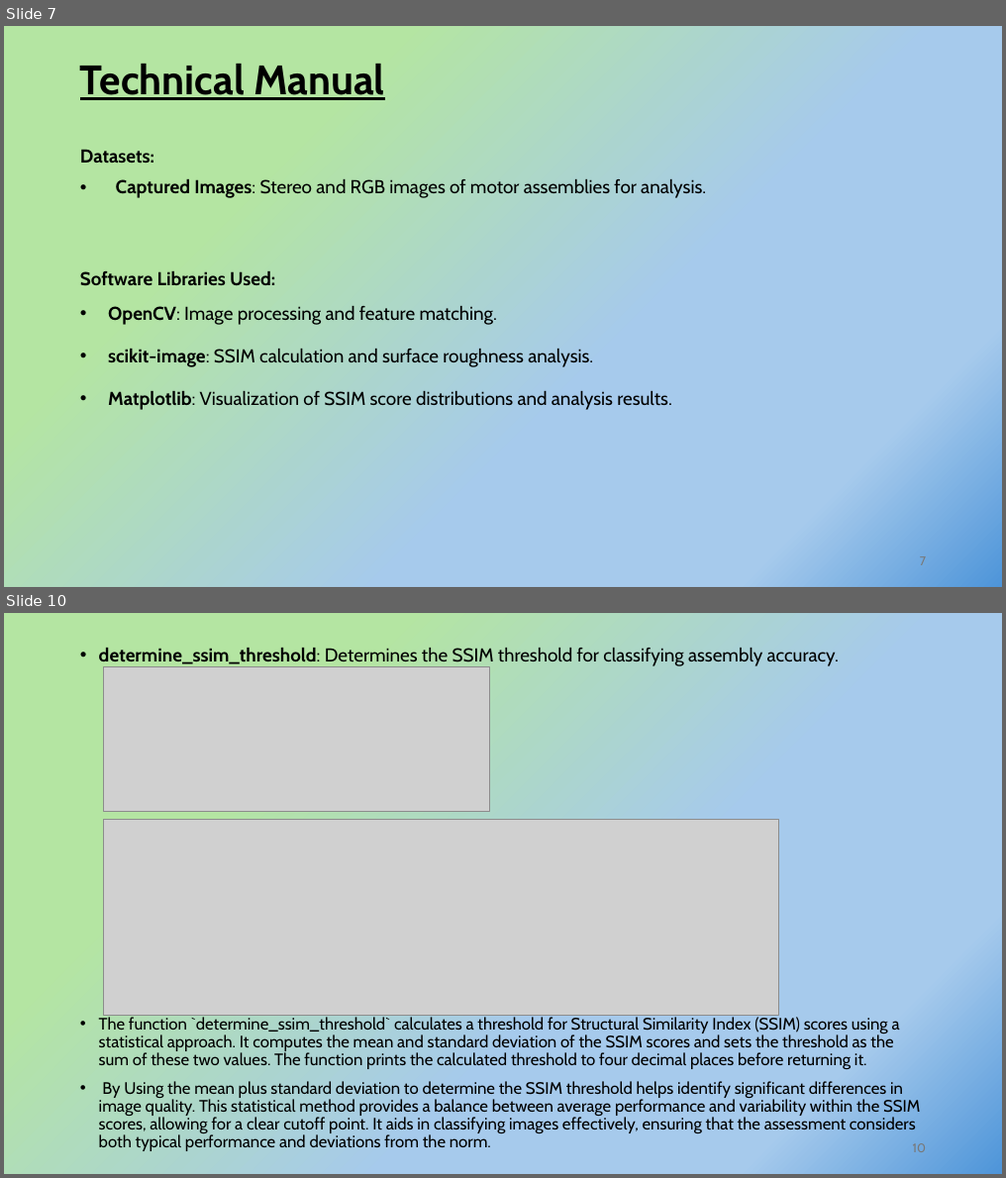
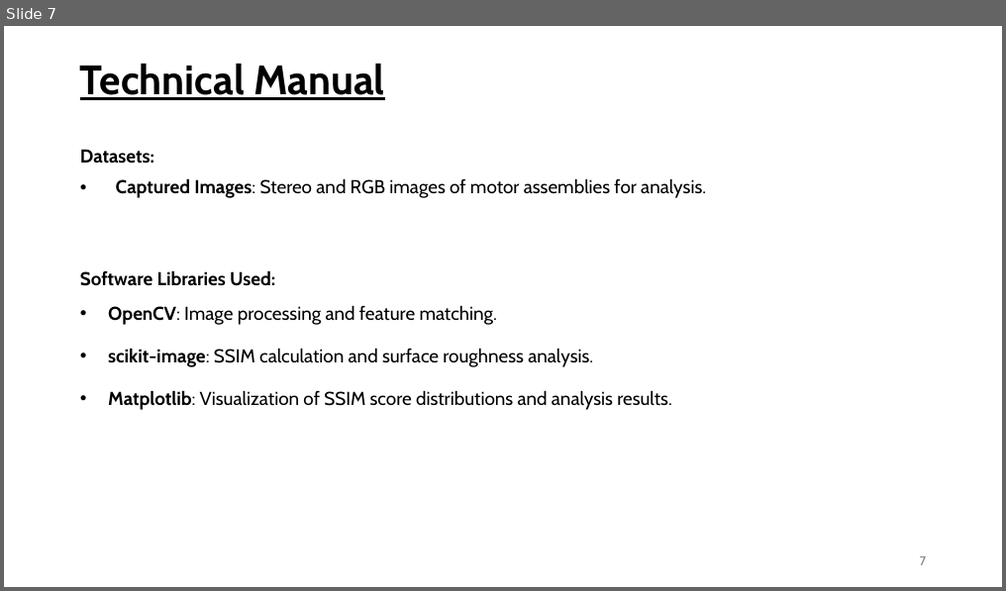
Before and after one commit to arpankumar2520/IDEAS_TIH_Project, a slide deck: MOTOR ASSEMBLY MONITORING THROUGH IMAGE ANALYSIS.pptx. Shown one above the other, each under a label of ours: slides 7 and 10 before the commit, slide 7 after it; the slides between them are not shown. The pictures are 1006x1178 and 1006x591 pixels, drawn with LibreOffice and Linux fonts; fonts in the diff are those of the drawing; grey boxes stand for pictures; background and template pictures are left out. Boxes give left, top, right and bottom in pixels: in the first picture for what was removed or moved away, otherwise in the second. Text is boxed around its words. In the diff, an @@ line names an element or a change of style, - is before the commit and + after.

```diff
--- a/MOTOR ASSEMBLY MONITORING THROUGH IMAGE ANALYSIS.pptx
+++ b/MOTOR ASSEMBLY MONITORING THROUGH IMAGE ANALYSIS.pptx
@@ slide 10 removed at [4,613,1002,1174], background gradient #B4E5A2 to #A6CAEC to #4E95D9 @@
@@ text removed at [99,648,920,1152] @@
-• determine_ssim_threshold: Determines the SSIM threshold for classifying assembly accuracy.
-• The function `determine_ssim_threshold` calculates a threshold for Structural Similarity Index (SSIM) scores using a statistical approach. It computes the mean and standard deviation of the SSIM scores and sets the threshold as the sum of these two values. The function prints the calculated threshold to four decimal places before returning it.
-• By Using the mean plus standard deviation to determine the SSIM threshold helps identify significant differences in image quality. This statistical method provides a balance between average performance and variability within the SSIM scores, allowing for a clear cutoff point. It aids in classifying images effectively, ensuring that the assessment considers both typical performance and deviations from the norm.
@@ picture removed at [104,666,490,812] @@
@@ picture removed at [104,820,778,1016] @@
@@ page number removed at [913,1144,926,1153] @@
-10
@@ slide 7 changed as well @@
@@ background gradient #B4E5A2 to #A6CAEC to #4E95D9 to picture (left out) @@
```
Also in this commit, not shown: 10 other slides changed, 7 slides added, 8 other slides removed, 6 other files.
